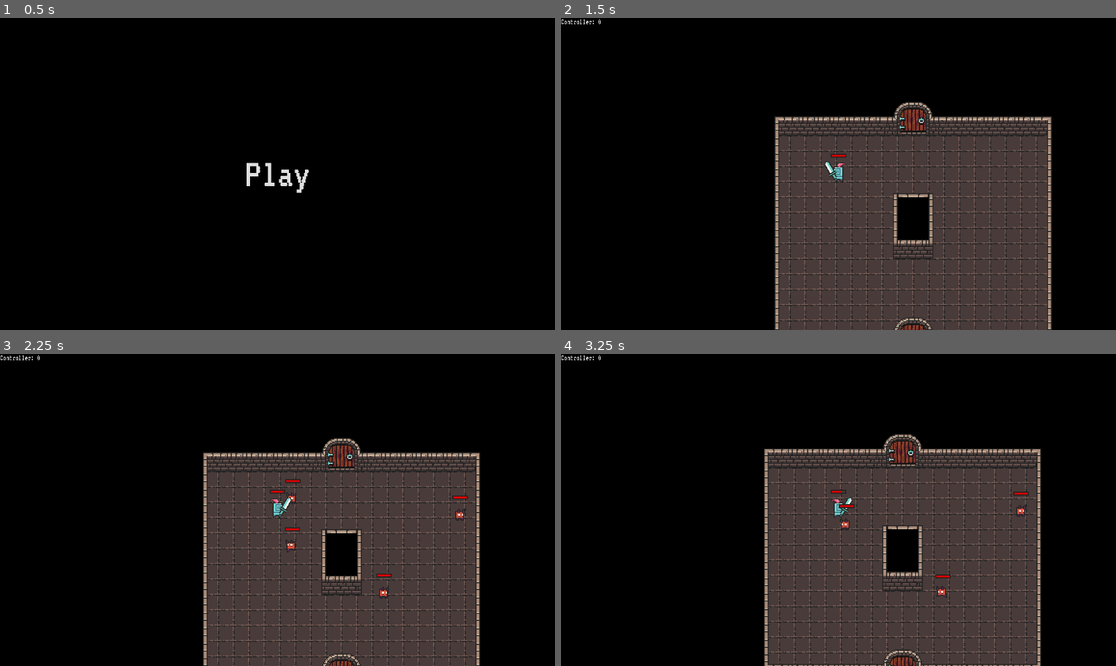
Above: before the commit, frames 1-4 (two rows, left to right).
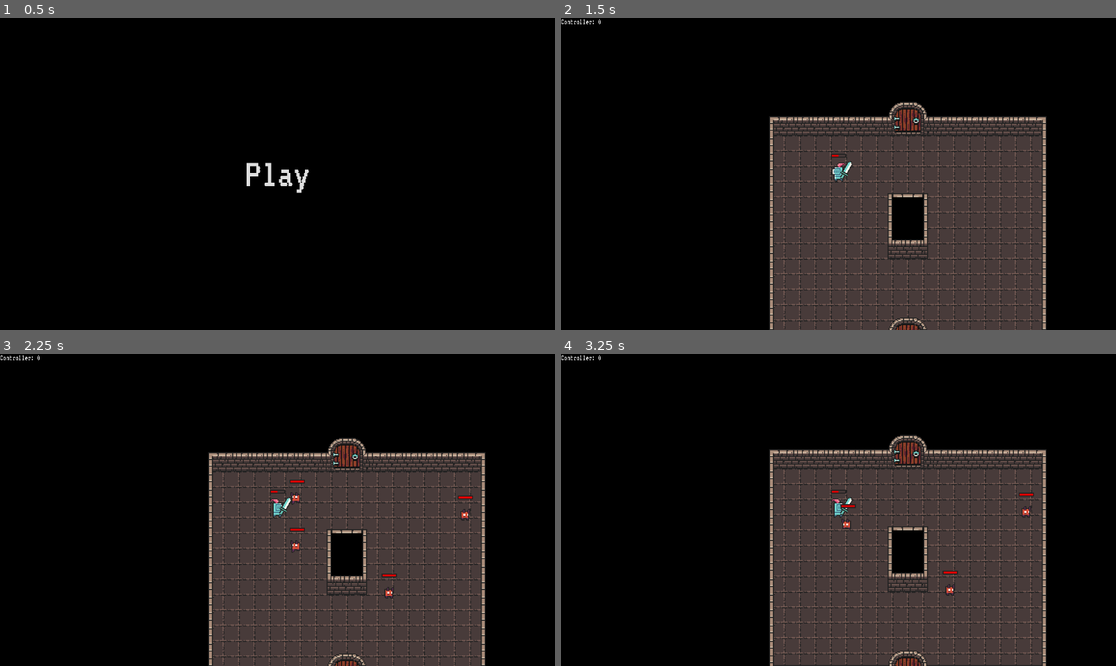
Above: after the commit, the same moments.

Repository: InjustFr/CallOfTheMask
Game: Godot game, scene res://MainMenu.tscn
Two runs of this game, one before a commit and one after it. Both use one fixed random seed, a clock stepped at 60 frames per second and the inputs below.
Inputs (mouse positions are in pixels of both pictures, inside the frame that each line leads up to):
- Up to frame 1 (0.5 s): no input
- Up to frame 2 (1.5 s): click "Play" at 0.5 s; tap Enter at 1.25 s; move the mouse to (960, 158) at 1.27 s; tap A (a) at 1.35 s
- Up to frame 3 (2.25 s): tap D (d) at 1.55, 2.1 s; move the mouse to (166, 525) at 2.02 s
- Up to frame 4 (3.25 s): click (727, 525) at 2.3 s; move the mouse to (894, 441) at 2.77 s; click (894, 441) at 2.85 s; tap S (s) at 3.05 s

Frame 1 is identical in both runs. In frame 2, 9.0% of the frame differs, in the area x 37-89%, y 26-100%; in frame 3, 9.2%; in frame 4, 12%, in the area x 36-88%, y 25-100%.
Error after the commit: Invalid assignment of property or key 'max_value' with value of type 'int' on a base object of type 'null instance'. (res://Player.gd:28)

Commit message:
Basic events

Diff:
--- a/Player.gd
+++ b/Player.gd
@@ -3,9 +3,9 @@
 class_name Player
 
 @onready var sprite := $AnimatedSprite2D
-@onready var weaponContainer := $WeaponContainer
-@onready var boonCollider := $BoonPickup
-@onready var healthBar : TextureProgressBar = $HealthBar
+@onready var weapon_container := $weapon_container
+@onready var boon_collider := $BoonPickup
+@onready var health_bar : TextureProgressBar = $health_bar
 
 @export var speed := 80
 @export var weapon : Weapon
@@ -13,34 +13,40 @@
 
 var boons := []
 
-var weaponDmg := 0
-var spellDmg := 0
-var speedBonus := 0
-var healthBonus := 0
+var weapon_dmg := 0
+var spell_dmg := 0
+var speed_bonus := 0
+var health_bonus := 0
 
 signal died
+signal player_hit
+signal enemy_hit
+signal dashed
+signal weapon_used
 
 func _ready():
-	healthBar.max_value = health
+	health_bar.max_value = health
+	weapon.enemy_hit.connect(_on_enemy_hit)
 
 func _process(_delta):
-	healthBar.value = health
+	health_bar.value = health
 	if health <= 0:
 		died.emit()
 
 func _physics_process(_delta):
 	if Input.is_action_just_pressed("left_click"):
 		weapon.use()
+		weapon_used.emit(self, weapon)
 
-	if Input.is_action_just_pressed("use") and boonCollider.monitoring:
-		_pickupBoon()
+	if Input.is_action_just_pressed("use") and boon_collider.monitoring:
+		_pickup_boon()
 
 	var direction = Input.get_vector("a", "d", "w", "s")
 	if direction:
-		velocity = direction * (speed + speedBonus)
+		velocity = direction * (speed + speed_bonus)
 	else:
-		velocity.x = move_toward(velocity.x, 0, (speed + speedBonus))
-		velocity.y = move_toward(velocity.y, 0, (speed + speedBonus))
+		velocity.x = move_toward(velocity.x, 0, (speed + speed_bonus))
+		velocity.y = move_toward(velocity.y, 0, (speed + speed_bonus))
 
 	if velocity:
 		sprite.play("walk")
@@ -49,16 +55,20 @@
 
 	if abs(direction.x) > 0.01:
 		sprite.flip_h = velocity.x < 0
-		weaponContainer.scale.x = -1 if velocity.x < 0 else 1
+		weapon_container.scale.x = -1 if velocity.x < 0 else 1
 
 	move_and_slide()
 
-func _pickupBoon():
-	for body in boonCollider.get_overlapping_bodies():
+func _pickup_boon():
+	for body in boon_collider.get_overlapping_bodies():
 		if body is StaticBody2D and body.get_parent() is BoonSelector:
 			var boon = body.get_parent().selectBoon(body)
 			boon.apply(self)
 			boons.push_back(boon)
 
 func damage(amount: int):
+	player_hit.emit(self)
 	health -= amount
+
+func _on_enemy_hit(enemy: Enemy) -> void:
+	enemy_hit.emit(enemy)
--- a/Weapon/ShortSword.gd
+++ b/Weapon/ShortSword.gd
@@ -44,3 +44,4 @@
 	if body is Enemy and !hit:
 		hit = true
 		body.take_damage(damage)
+		enemy_hit.emit(body)
--- a/Weapon/Weapon.gd
+++ b/Weapon/Weapon.gd
@@ -4,5 +4,7 @@
 
 var damage := 0
 
+signal enemy_hit
+
 func use():
 	pass
